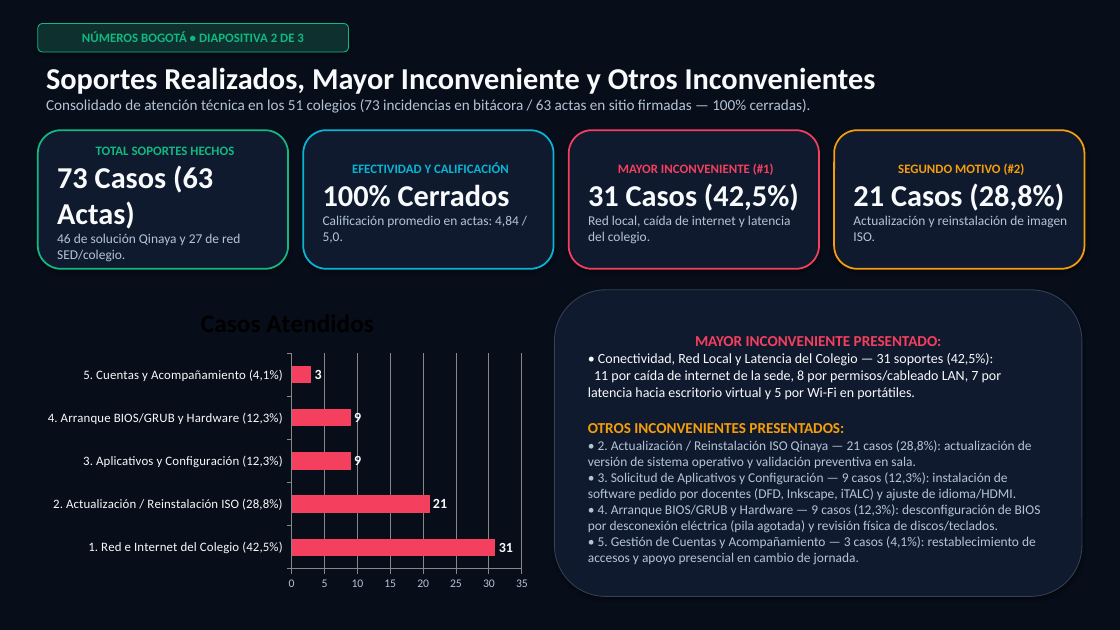
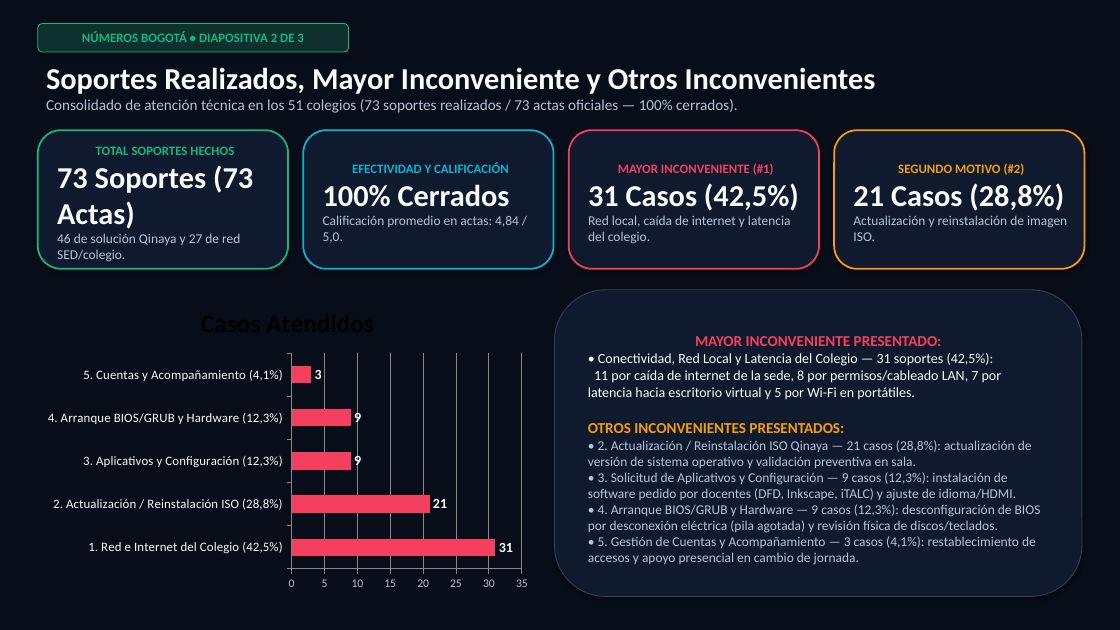
Before and after one commit to HernanA71/kit-bienvenida-qinaya, a slide deck: slide 2 of Numeros_Bogota_Resumen_Editable.pptx. Drawn at 1120x630 pixels with LibreOffice and Linux fonts; fonts in the diff are those of the drawing. Boxes give left, top, right and bottom in pixels: in the first picture for what was removed or moved away, otherwise in the second. Text is boxed around its words. In the diff, an @@ line names an element or a change of style, - is before the commit and + after.

Commit message:
Update Numeros Bogota summary to 73 soportes and 73 actas

```diff
--- a/Numeros_Bogota_Resumen_Editable.pptx
+++ b/Numeros_Bogota_Resumen_Editable.pptx
@@ text at [46, 99, 738, 113]: text changed @@
-Consolidado de atención técnica en los 51 colegios (73 incidencias en bitácora / 63 actas en sitio firmadas — 100% cerradas).
+Consolidado de atención técnica en los 51 colegios (73 soportes realizados / 73 actas oficiales — 100% cerrados).
@@ text in rounded rectangle at [57, 166, 253, 229]: text changed @@
-73 Casos (63 Actas)
+73 Soportes (73 Actas)
```
Also in this commit, not shown: 12 other files.
